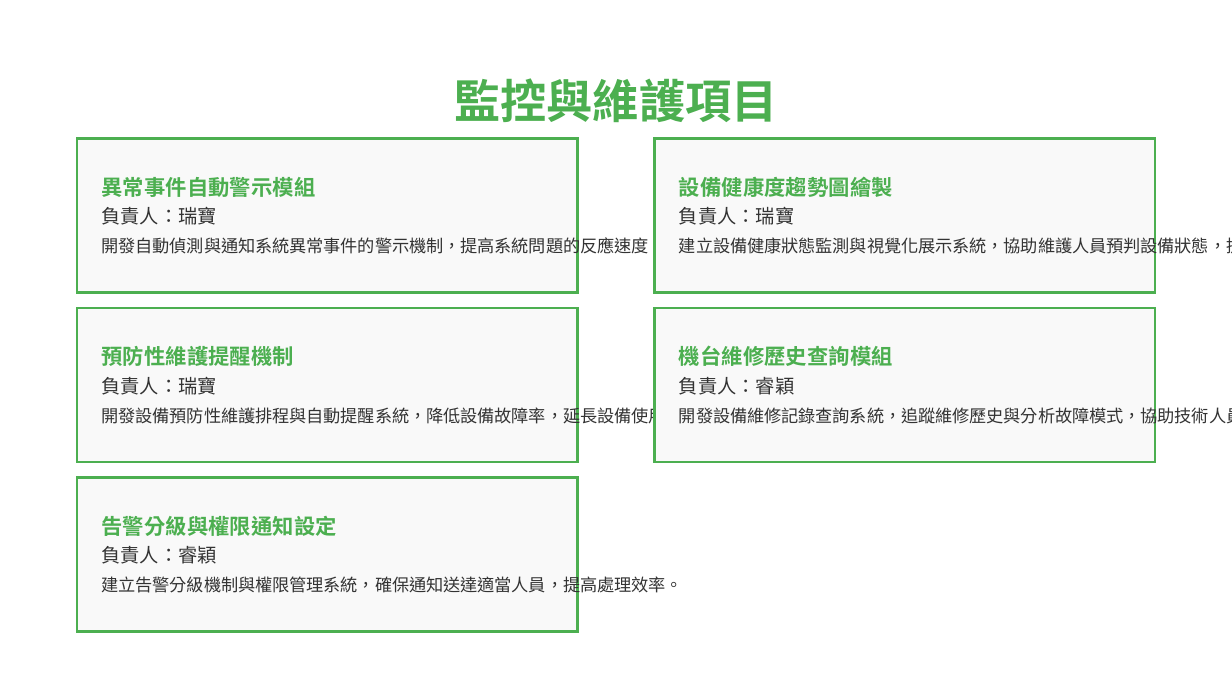
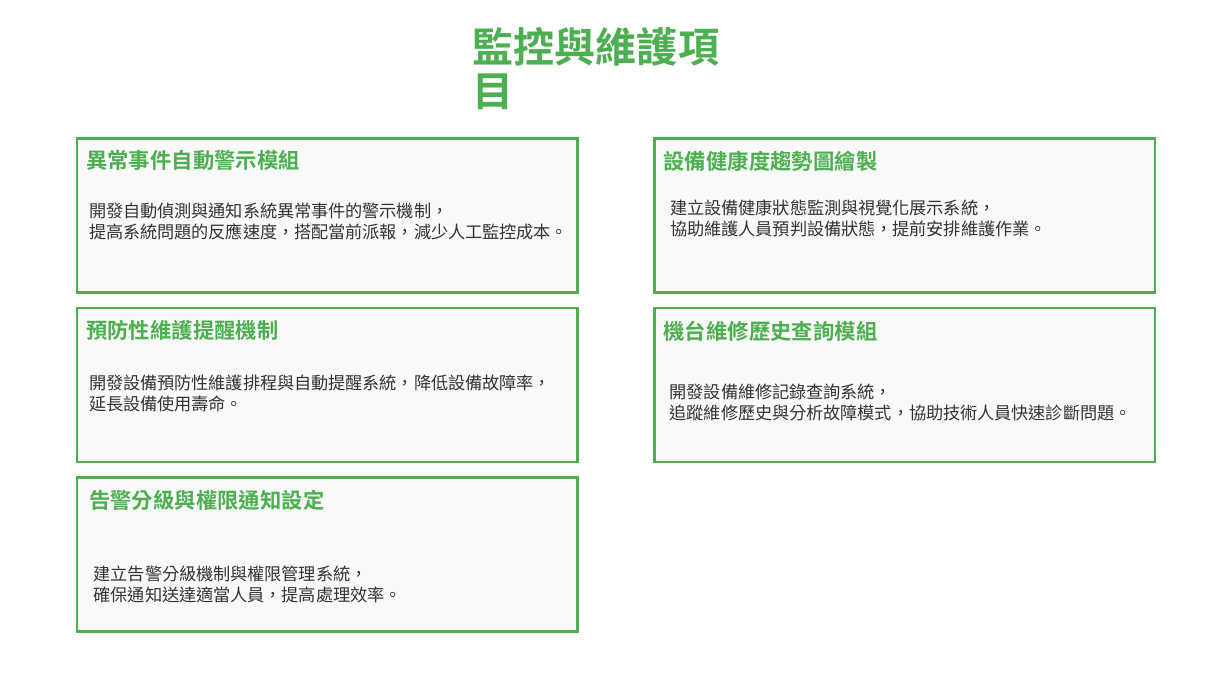
Before and after one commit to xiaLotus/difficult_point_exe, a slide deck: slide 12 of 中控警醒.pptx (slide 10 before the commit). Drawn at 1232x693 pixels with LibreOffice and Linux fonts; fonts in the diff are those of the drawing. Boxes give left, top, right and bottom in pixels: in the first picture for what was removed or moved away, otherwise in the second. Text is boxed around its words. In the diff, an @@ line names an element or a change of style, - is before the commit and + after.

```diff
--- a/中控警醒.pptx
+++ b/中控警醒.pptx
@@ text "監控與維護項目": place and size @@
-text "監控與維護項目" at box(454, 78, 777, 122)
+text "監控與維護項目" at box(473, 27, 719, 110)
@@ text "監控與維護項目" at box(473, 27, 719, 110): size 36 to 32 pt, font Roboto to Noto Sans CJK JP; alignment centre to left @@
@@ text "異常事件自動警示模組": place and size @@
-text "異常事件自動警示模組" at box(101, 177, 315, 197)
+text "異常事件自動警示模組" at box(86, 150, 300, 170)
@@ text "設備健康度趨勢圖繪製": place and size @@
-text "設備健康度趨勢圖繪製" at box(679, 174, 893, 201)
+text "設備健康度趨勢圖繪製" at box(664, 147, 878, 174)
@@ text at box(89, 202, 568, 240): text changed; font Roboto to Noto Sans CJK JP @@
-開發自動偵測與通知系統異常事件的警示機制，提高系統問題的反應速度，減少人工監控成本。
+開發自動偵測與通知系統異常事件的警示機制，
+提高系統問題的反應速度，搭配當前派報，減少人工監控成本。
@@ text removed at box(101, 207, 216, 225) @@
-負責人：瑞寶
@@ text at box(670, 199, 1046, 237): text changed; font Roboto to Noto Sans CJK JP @@
-建立設備健康狀態監測與視覺化展示系統，協助維護人員預判設備狀態，提前安排維護作業。
+建立設備健康狀態監測與視覺化展示系統，
+協助維護人員預判設備狀態，提前安排維護作業。
@@ text removed at box(679, 207, 794, 225) @@
-負責人：瑞寶
@@ font Roboto to Noto Sans CJK JP in 5 elements at box(89, 490, 324, 510), box(664, 321, 878, 341), box(86, 150, 300, 170), box(664, 147, 878, 174), box(86, 320, 278, 340) @@
@@ text "預防性維護提醒機制": place and size @@
-text "預防性維護提醒機制" at box(101, 346, 293, 366)
+text "預防性維護提醒機制" at box(86, 320, 278, 340)
@@ text "機台維修歷史查詢模組": place and size @@
-text "機台維修歷史查詢模組" at box(679, 346, 893, 366)
+text "機台維修歷史查詢模組" at box(664, 321, 878, 341)
@@ text at box(89, 374, 551, 412): text changed; font Roboto to Noto Sans CJK JP @@
-開發設備預防性維護排程與自動提醒系統，降低設備故障率，延長設備使用壽命。
+開發設備預防性維護排程與自動提醒系統，降低設備故障率，
+延長設備使用壽命。
@@ text removed at box(101, 377, 216, 395) @@
-負責人：瑞寶
@@ text at box(670, 383, 1132, 421): text changed; font Roboto to Noto Sans CJK JP @@
-開發設備維修記錄查詢系統，追蹤維修歷史與分析故障模式，協助技術人員快速診斷問題。
+開發設備維修記錄查詢系統，
+追蹤維修歷史與分析故障模式，協助技術人員快速診斷問題。
@@ text removed at box(679, 377, 794, 395) @@
-負責人：睿穎
@@ text "告警分級與權限通知設定": place and size @@
-text "告警分級與權限通知設定" at box(101, 516, 336, 536)
+text "告警分級與權限通知設定" at box(89, 490, 324, 510)
@@ text at box(94, 565, 402, 603): text changed; font Roboto to Noto Sans CJK JP @@
-建立告警分級機制與權限管理系統，確保通知送達適當人員，提高處理效率。
+建立告警分級機制與權限管理系統，
+確保通知送達適當人員，提高處理效率。
@@ text removed at box(101, 546, 216, 564) @@
-負責人：睿穎
```
Also in this commit, not shown: 4 other slides changed, 2 slides added, 1 slide removed.
